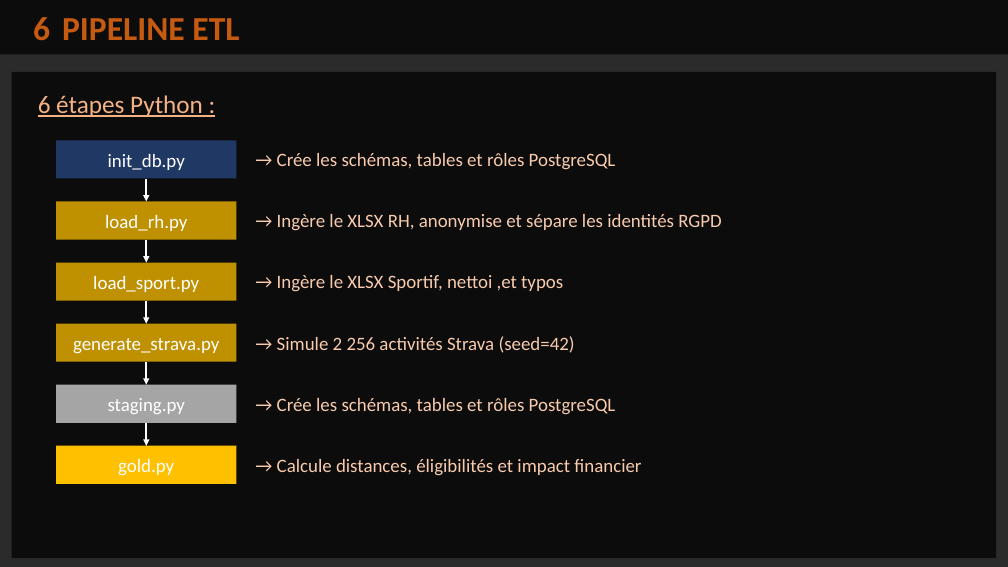
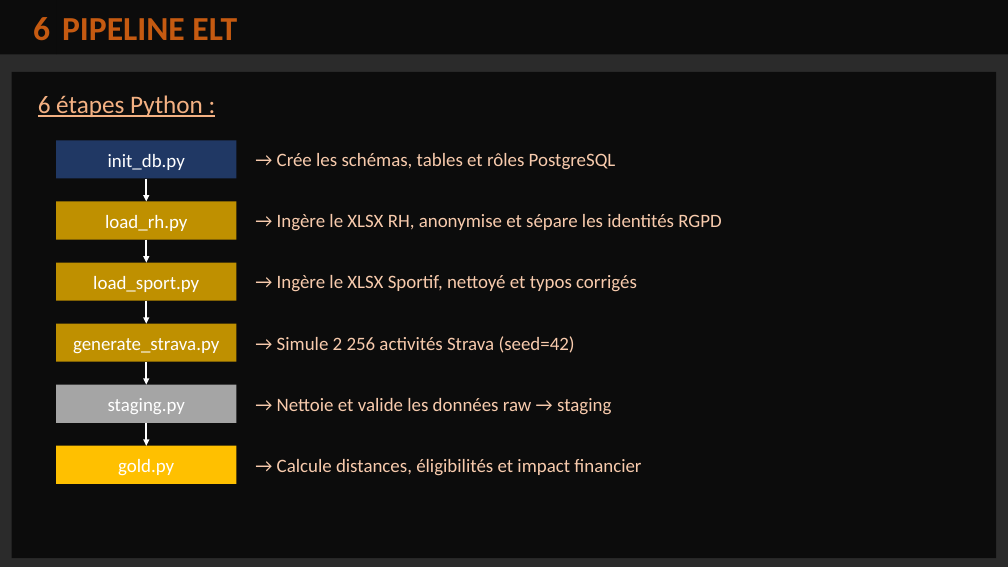
Before and after one commit to merais/formation, a slide deck: slide 7 of P12_Gerez_un_projet_d_infrastructure_aymeric_bailleul/P12_Gerez_un_projet_d_infrastructure_aymeric_bailleul/option_B/ABAI_01_presentation_032026.pptx. Drawn at 1008x567 pixels with LibreOffice and Linux fonts; fonts in the diff are those of the drawing; background and template pictures are left out; a plain dark background stands for a picture behind light text. Boxes give left, top, right and bottom in pixels: in the first picture for what was removed or moved away, otherwise in the second. Text is boxed around its words. In the diff, an @@ line names an element or a change of style, - is before the commit and + after.

Commit message:
P13 : ajout livrables complets + màj README
- P13 : logbook, rapport, présentation PPTX, portfolio, trame,
  schémas d'architecture (draw.io + PNG), contexte et template
- README : correction noms de dossiers P1-P6 (suffixe bailleul_aymeric)

```diff
--- a/P12_Gerez_un_projet_d_infrastructure_aymeric_bailleul/P12_Gerez_un_projet_d_infrastructure_aymeric_bailleul/option_B/ABAI_01_presentation_032026.pptx
+++ b/P12_Gerez_un_projet_d_infrastructure_aymeric_bailleul/P12_Gerez_un_projet_d_infrastructure_aymeric_bailleul/option_B/ABAI_01_presentation_032026.pptx
@@ text in rectangle at [62, 18, 237, 40]: text changed @@
-PIPELINE ETL
+PIPELINE ELT
@@ text at [277, 275, 637, 292]: text changed @@
-→ Ingère le XLSX Sportif, nettoi ,et typos
+→ Ingère le XLSX Sportif, nettoyé et typos corrigés
@@ text at [277, 398, 611, 415]: text changed @@
-→ Crée les schémas, tables et rôles PostgreSQL
+→ Nettoie et valide les données raw → staging
```
Also in this commit, not shown: 1 other slide changed, 17 other files.
